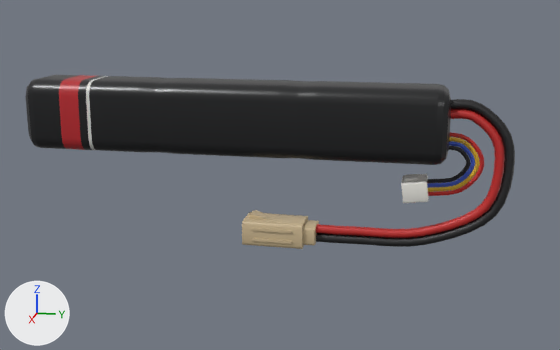
A saved change to the glTF model assets/models/powerSources/lipoBattery.glb.
Both versions are drawn from a 50 mm lens placed at (0.2183, 0.1195, 0.0378), pointed at (-0.0006, 0.0758, -0.0169). Arrows for +X, +Y and +Z are at lower left; the lights stay in place. The older version comes first. Vertices at exactly the same position are counted once.

Before the edit, the objects in view are built like this:
```python
me_lipo = bpy.data.meshes.new('Lipo')
me_lipo.from_pydata(...)  # 1444 vertices, 2800 faces; spans x -0.0095..0.0095, y 0.0..0.142, z -0.0378..0.0105
me_lipo.materials.append(mat_case)  # black #18191b
me_lipo.materials.append(mat_band)  # red #b8262c
me_lipo.materials.append(mat_line)  # light grey #d8d8d4
me_lipo.materials.append(mat_lead)  # red #c42a28
me_lipo.materials.append(mat_leadblack)  # black #1c1c1e
me_lipo.materials.append(mat_plug)  # beige #cdb892
me_lipo.materials.append(mat_socket)  # black #2b2620
me_lipo.materials.append(mat_leadyellow)  # yellow #d9ae2a
me_lipo.materials.append(mat_leadblue)  # blue #3b57c2
me_lipo.materials.append(mat_balanceplug)  # white #e9e7e0
me_lipo.materials.append(mat_slot)  # dark grey #3a3835
ob_lipo = bpy.data.objects.new('Lipo', me_lipo)
ob_lipo.location = (0.0, 0.0, 0.0)
```
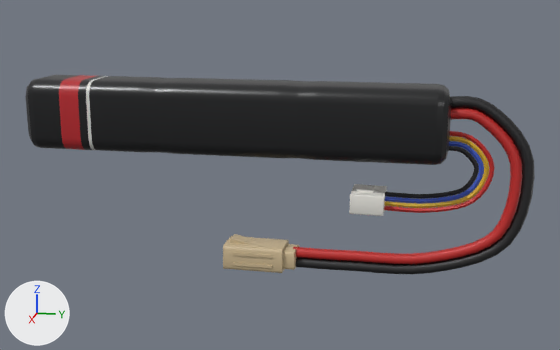
Where the change shows, as pixel boxes (x1, y1, x2, y2) in the pictures (560 x 350 px; the box of a moved part takes in the faces that stretch with it):
'Lipo', reshaped (14% taller)
    before: (25, 75, 515, 249)
    after: (25, 75, 535, 274)
part 1 of me_lipo, moved or reshaped
    before: (303, 220, 319, 245)
    after: (283, 244, 299, 270)
part 2 of me_lipo, moved or reshaped
    before: (242, 212, 308, 249)
    after: (223, 236, 289, 273)
part 3 of me_lipo, moved or reshaped
    before: (249, 210, 273, 220)
    after: (230, 234, 253, 244)
part 4 of me_lipo, moved or reshaped
    before: (252, 238, 292, 244)
    after: (232, 262, 272, 268)
part 5 of me_lipo, moved or reshaped
    before: (252, 228, 292, 233)
    after: (232, 252, 272, 258)
part 6 of me_lipo, rebuilt (16% wider)
    before: (316, 99, 515, 247)
    after: (293, 108, 523, 264)
part 7 of me_lipo, rebuilt (26% wider, 38% taller)
    before: (316, 109, 505, 238)
    after: (296, 96, 535, 274)
part 8 of me_lipo, rebuilt (95% wider, 28% taller)
    before: (428, 132, 484, 196)
    after: (384, 131, 494, 213)
part 9 of me_lipo, added
    after: (349, 184, 387, 216)
part 10 of me_lipo, deleted
    before: (405, 174, 418, 181)
part 11 of me_lipo, moved or reshaped
    before: (401, 137, 480, 203)
    after: (356, 136, 489, 208)

The change, as a list of edits to the scene's bpy script:
```text
Change me_lipo:
    used by ob_lipo; location = (0.0, 0.0, 0.0)
    remove me_lipo.from_pydata(...)  # 1444 vertices, 2800 faces; spans x -0.0095..0.0095, y 0.0..0.142, z -0.0378..0.0105
    add me_lipo.from_pydata(...)  # 1544 vertices, 3000 faces; spans x -0.0095..0.0095, y 0.0..0.1476, z -0.0458..0.0105
    me_lipo part 1: the loose piece of 24 vertices spanning x -0.0041..0.0041, y 0.083..0.087, z -0.0368..-0.0312 is moved by (0.0, -0.006, -0.008)
    me_lipo part 2: the loose piece of 24 vertices spanning x -0.0053..0.0053, y 0.0655..0.0835, z -0.0378..-0.0301 is moved by (0.0, -0.006, -0.008)
    me_lipo part 3: the loose piece of 8 vertices spanning x -0.0023..0.0023, y 0.067..0.074, z -0.0303..-0.0288 is moved by (0.0, -0.006, -0.008)
    me_lipo part 4: the loose piece of 8 vertices spanning x 0.0052..0.0057, y 0.0685..0.0805, z -0.036..-0.0351 is moved by (0.0, -0.006, -0.008)
    me_lipo part 5: the loose piece of 8 vertices spanning x 0.0052..0.0057, y 0.0685..0.0805, z -0.0328..-0.0319 is moved by (0.0, -0.006, -0.008)
    me_lipo part 6: the loose piece of 248 vertices spanning x -0.0014..0.0014, y 0.086..0.142, z -0.0368..0.0071 is rebuilt with 248 vertices and now spans x -0.0016..0.0016, y 0.08..0.1444, z -0.0421..0.0048, in mat_lead (red #c42a28)
    me_lipo part 7: the loose piece of 248 vertices spanning x -0.0014..0.0014, y 0.086..0.1393, z -0.0341..0.0044 is rebuilt with 248 vertices and now spans x -0.0016..0.0016, y 0.08..0.1476, z -0.0453..0.008, in mat_leadblack (black #1c1c1e)
    me_lipo part 8: the loose piece of 105 vertices spanning x -0.0005..0.0006, y 0.1182..0.1339, z -0.0209..-0.0021 is rebuilt with 130 vertices and now spans x -0.0006..0.0007, y 0.1059..0.1368, z -0.026..-0.0017
    me_lipo part 9: a new loose piece of 24 vertices spanning x -0.0062..0.0062, y 0.0972..0.1069, z -0.0259..-0.0199, in mat_balanceplug (white #e9e7e0)
    me_lipo part 10: the loose piece of 8 vertices spanning x -0.0026..0.0026, y 0.1125..0.116, z -0.0163..-0.0151 is deleted
    me_lipo part 11: 112 vertices moved from x -0.0005..0.0006, y 0.1209..0.1327, z -0.0127..-0.0033 to x -0.0006..0.0007, y 0.1209..0.1354, z -0.0138..-0.0031; 225 vertices removed from x -0.0052..0.0052, y 0.1115..0.1315, z -0.0221..-0.0058; 284 vertices added at x -0.0031..0.0031, y 0.0988..0.1347, z -0.0246..-0.0059
    other edits to the shape of me_lipo do not show in these pictures
```
